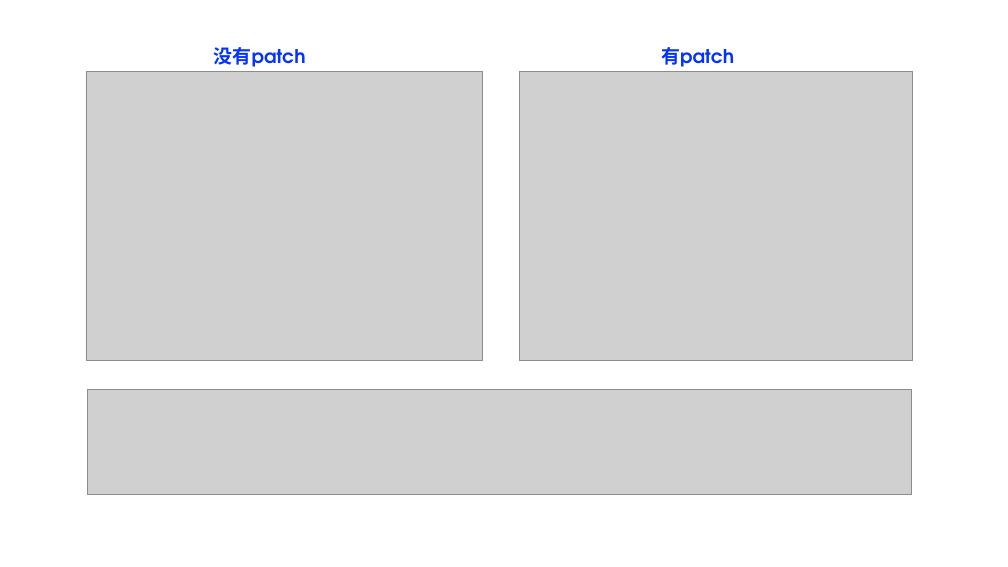
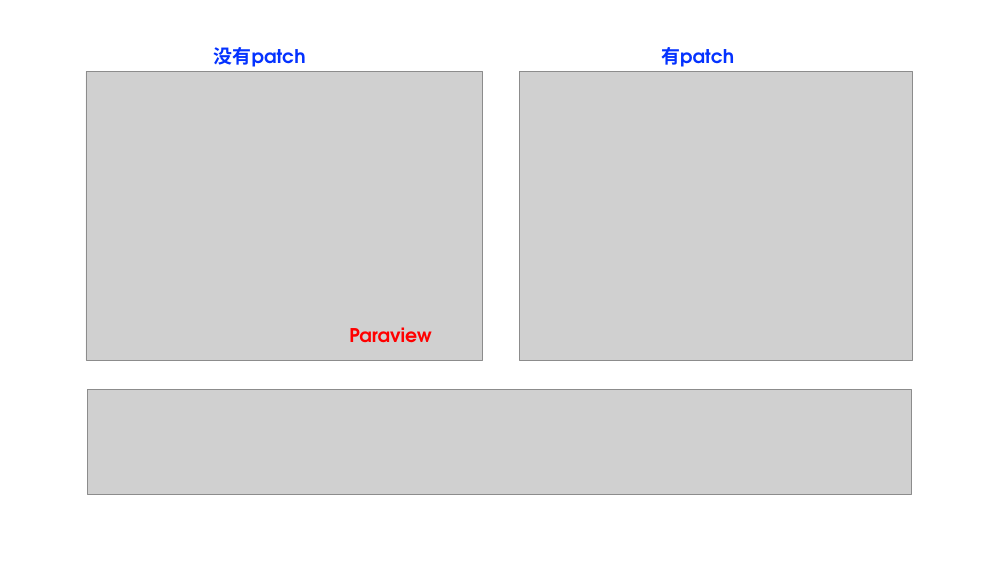
Before and after one commit to ParFlowCommunity/ParFlow-Online-Course, a slide deck: slide 4 of lectures/第6讲ParFlow中solid file的构建方法/第六讲ParFlow中solid文件的创建.pptx. Drawn at 1008x567 pixels with LibreOffice and Linux fonts; fonts in the diff are those of the drawing; grey boxes stand for pictures. Boxes give left, top, right and bottom in pixels: in the first picture for what was removed or moved away, otherwise in the second. Text is boxed around its words. In the diff, an @@ line names an element or a change of style, - is before the commit and + after.

```diff
--- a/lectures/第6讲ParFlow中solid file的构建方法/第六讲ParFlow中solid文件的创建.pptx
+++ b/lectures/第6讲ParFlow中solid file的构建方法/第六讲ParFlow中solid文件的创建.pptx
@@ text added at (349,327,432,343), 18 pt, text #FF0000, bold @@
+Paraview
```
Also in this commit, not shown: 6 other slides changed, 1 slide added, 1 slide removed.
